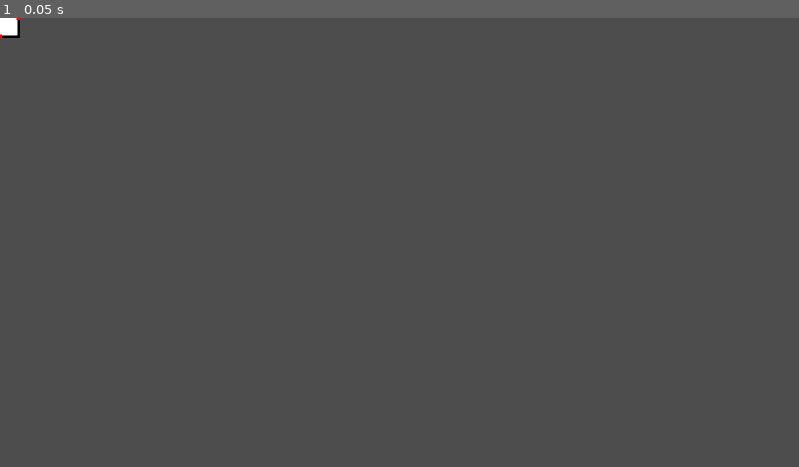
Above: before the commit, frame 1.
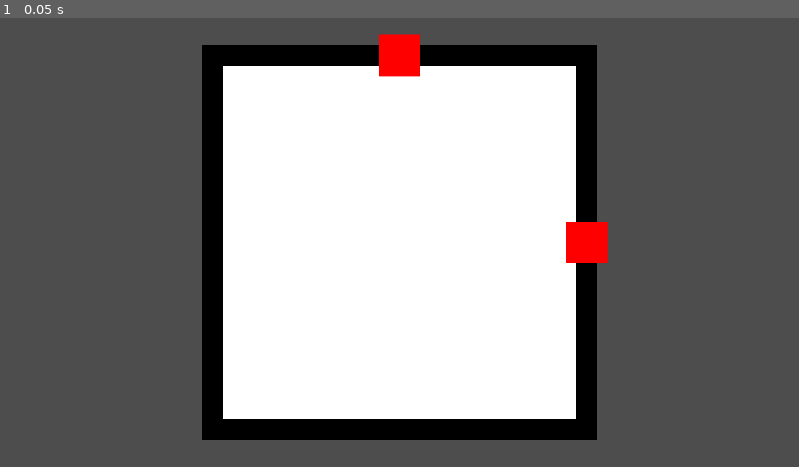
Above: after the commit, the same moment.

Repository: DallasHuff/brackeys-jam-25
Game: Godot game, scene res://main.tscn
Two runs of this game, one before a commit and one after it. Both use one fixed random seed, a clock stepped at 60 frames per second and the inputs below.
Inputs:
- Up to frame 1 (0.05 s): no input

The runs differ from the first frame. In frame 1, 44% of the frame differs, in the area x 0-77%, y 0-94%.
Error before the commit: Invalid call. Nonexistent function 'queue_free' in base 'PackedScene'. (res://floor.gd:32)

Commit message:
Floor.gd bugfixes, doors are automatically disabled if there is no room in that direction
Added a temporary camera to room. Camera will likely be attached to the player.

Diff:
--- a/door.gd
+++ b/door.gd
@@ -8,6 +8,6 @@
 func _ready() -> void:
 	body_entered.connect(_on_body_entered)
 
-func _on_body_entered(_body: Node2D) -> void:
-	# if player collides
-	Floor.travel_to_room(travelDirection)
+func _on_body_entered(body: Node2D) -> void:
+	if body.is_in_group("player"):
+		Floor.travel_to_room(travelDirection)
--- a/floor.gd
+++ b/floor.gd
@@ -2,47 +2,60 @@
 # class_name Floor
 # Autoload - manages room layout
 
-@export var room_scenes: Array[PackedScene]
-@export var rooms: Dictionary[Vector2i, PackedScene] = {
+@export var room_scenes: Array[PackedScene] # Will be used as a pool of possible rooms once we start randomizing them
+@export var rooms: Dictionary[Vector2i, PackedScene]
+@export var current_position: Vector2i = Vector2i(0, 0)
 
-}
-@export var current_position: Vector2i = Vector2i(0, 0)
+var current_room: Room
 
 
 func _ready() -> void:
 	# print("ready")
-	generate_floor_layout()
+	# generate_floor_layout()
 	load_room(current_position)
 
 
 func generate_floor_layout() -> void:
 	# print("generate floor layout")
 	rooms[Vector2i(0, 0)] = room_scenes[0]
-	rooms[Vector2i(0, 1)] = room_scenes[1]
+	rooms[Vector2i(0, 1)] = room_scenes[0]
 
 
 func load_room(room_position: Vector2i) -> void:
 	# print("load room")
-	self.add_child(rooms[room_position].instantiate())
+	current_room = rooms[room_position].instantiate()
+	current_room.initialize_doors(
+		is_room_in_direction(Direction.Enum.UP),
+		is_room_in_direction(Direction.Enum.RIGHT),
+		is_room_in_direction(Direction.Enum.DOWN),
+		is_room_in_direction(Direction.Enum.LEFT)
+	)
+	self.add_child(current_room)
 
 
 func travel_to_room(direction: Direction.Enum) -> void:
 	# print("travel to room")
 	if is_instance_valid(rooms[current_position]):
-		rooms[current_position].queue_free()
+		current_room.queue_free()
 
 	current_position += direction_to_position(direction)
 	load_room(current_position)
 
 
+func is_room_in_direction(direction: Direction.Enum) -> bool:
+	if rooms.has(current_position + direction_to_position(direction)):
+		return true
+	return false
+
+
 func direction_to_position(direction: Direction.Enum) -> Vector2i:
 	match direction:
 		Direction.Enum.UP:
-			return Vector2i.UP
+			return Vector2i.DOWN # flipped in y direction
 		Direction.Enum.RIGHT:
 			return Vector2i.RIGHT
 		Direction.Enum.DOWN:
-			return Vector2i.DOWN
+			return Vector2i.UP # flipped in y direction
 		Direction.Enum.LEFT:
 			return Vector2i.LEFT
 		_:
--- a/floor.tscn
+++ b/floor.tscn
@@ -5,5 +5,10 @@
 
 [node name="Floor" type="Node2D"]
 script = ExtResource("1_cgngl")
-room_scenes = Array[PackedScene]([ExtResource("2_wd3ws"), ExtResource("2_wd3ws")])
+room_scenes = Array[PackedScene]([ExtResource("2_wd3ws")])
+rooms = Dictionary[Vector2i, PackedScene]({
+Vector2i(0, 0): ExtResource("2_wd3ws"),
+Vector2i(0, 1): ExtResource("2_wd3ws"),
+Vector2i(1, 0): ExtResource("2_wd3ws")
+})
 metadata/_custom_type_script = "uid://ckybsqney8c80"
--- a/room.gd
+++ b/room.gd
@@ -1,4 +1,18 @@
 class_name Room
 extends Node2D
 
-@export var doors: Array[Door]
+@export var doors: Array[Door] # 0: top, 1: right, 2: bottom, 3: left
+@export var camera: Camera2D # temporary, should follow player
+
+func _ready() -> void:
+	camera.make_current()
+
+func initialize_doors(top_door: bool, right_door: bool, bottom_door: bool, left_door: bool) -> void:
+	if !top_door:
+		doors[0].hide()
+	if !right_door:
+		doors[1].hide()
+	if !bottom_door:
+		doors[2].hide()
+	if !left_door:
+		doors[3].hide()
--- a/room.tscn
+++ b/room.tscn
@@ -5,9 +5,11 @@
 [ext_resource type="Texture2D" uid="uid://bbqv1pfcry7tb" path="res://white square.png" id="2_4o3f6"]
 [ext_resource type="PackedScene" uid="uid://ly374lfgx7y3" path="res://obstacle.tscn" id="3_v5vuv"]
 
-[node name="Room" type="Node2D" node_paths=PackedStringArray("doors")]
+[node name="Room" type="Node2D" node_paths=PackedStringArray("doors", "camera")]
+scale = Vector2(10, 10)
 script = ExtResource("1_bisa2")
 doors = [NodePath("Doors/TopDoor"), NodePath("Doors/RightDoor"), NodePath("Doors/BottomDoor"), NodePath("Doors/LeftDoor")]
+camera = NodePath("Camera2D")
 
 [node name="Room Background" type="Sprite2D" parent="."]
 scale = Vector2(9.5, 9.5)
@@ -44,3 +46,5 @@
 
 [node name="LeftDoor" parent="Doors" instance=ExtResource("1_88gup")]
 position = Vector2(-45, 0)
+
+[node name="Camera2D" type="Camera2D" parent="."]
